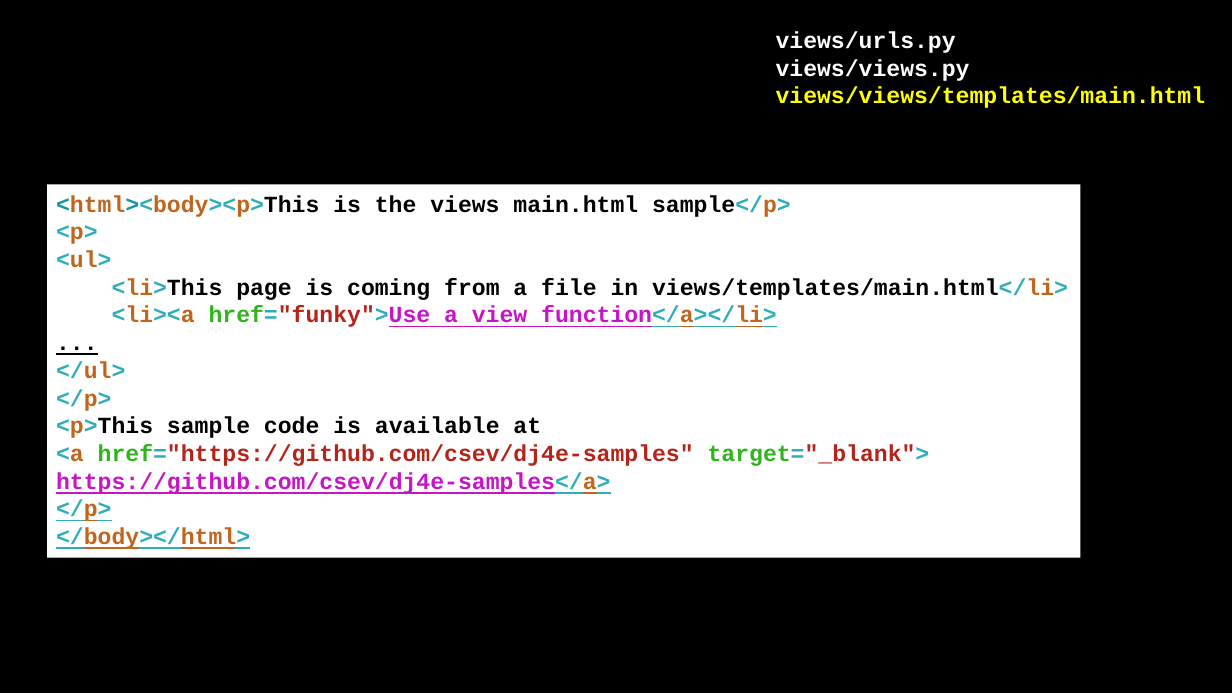
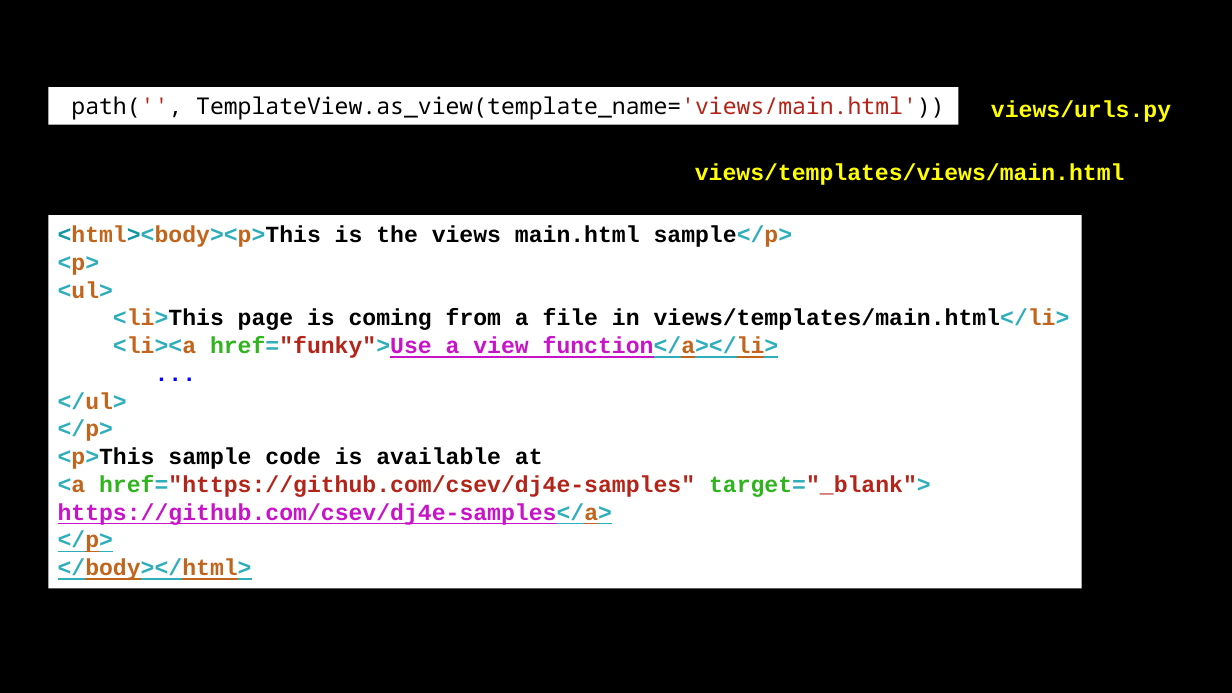
Before and after one commit to csev/dj4e, a slide deck: slide 8 of lectures/DJ-06-Views-Templates.pptx (slide 6 before the commit). Drawn at 1232x693 pixels with LibreOffice and Linux fonts; fonts in the diff are those of the drawing. Boxes give left, top, right and bottom in pixels: in the first picture for what was removed or moved away, otherwise in the second. Text is boxed around its words. In the diff, an @@ line names an element or a change of style, - is before the commit and + after.

Commit message:
Make space for generic views

```diff
--- a/lectures/DJ-06-Views-Templates.pptx
+++ b/lectures/DJ-06-Views-Templates.pptx
@@ rectangle added at <box>48,87,958,124</box>, fill #FFFFFF, 18 pt, text #000000 @@
+path('', TemplateView.as_view(template_name='views/main.html'))
@@ text added at <box>991,100,1171,122</box>, 18 pt, text #FFFF00, bold @@
+views/urls.py
@@ text at <box>695,163,1125,185</box>: text changed @@
-views/urls.py
-views/views.py
-views/views/templates/main.html
+views/templates/views/main.html
@@ rectangle "<html><body><p>This is the views main.html ...": place and size @@
-rectangle "<html><body><p>This is the views main.html ..." at <box>47,185,1080,558</box>
+rectangle "<html><body><p>This is the views main.html ..." at <box>48,215,1081,589</box>
@@ rectangle "<html><body><p>This is the views main.html ..." at <box>48,215,1081,589</box>: text colour #000000 to #0500FF, underline off in "..." @@
```
Also in this commit, not shown: 4 other slides changed, 15 slides added, 25 other files.
